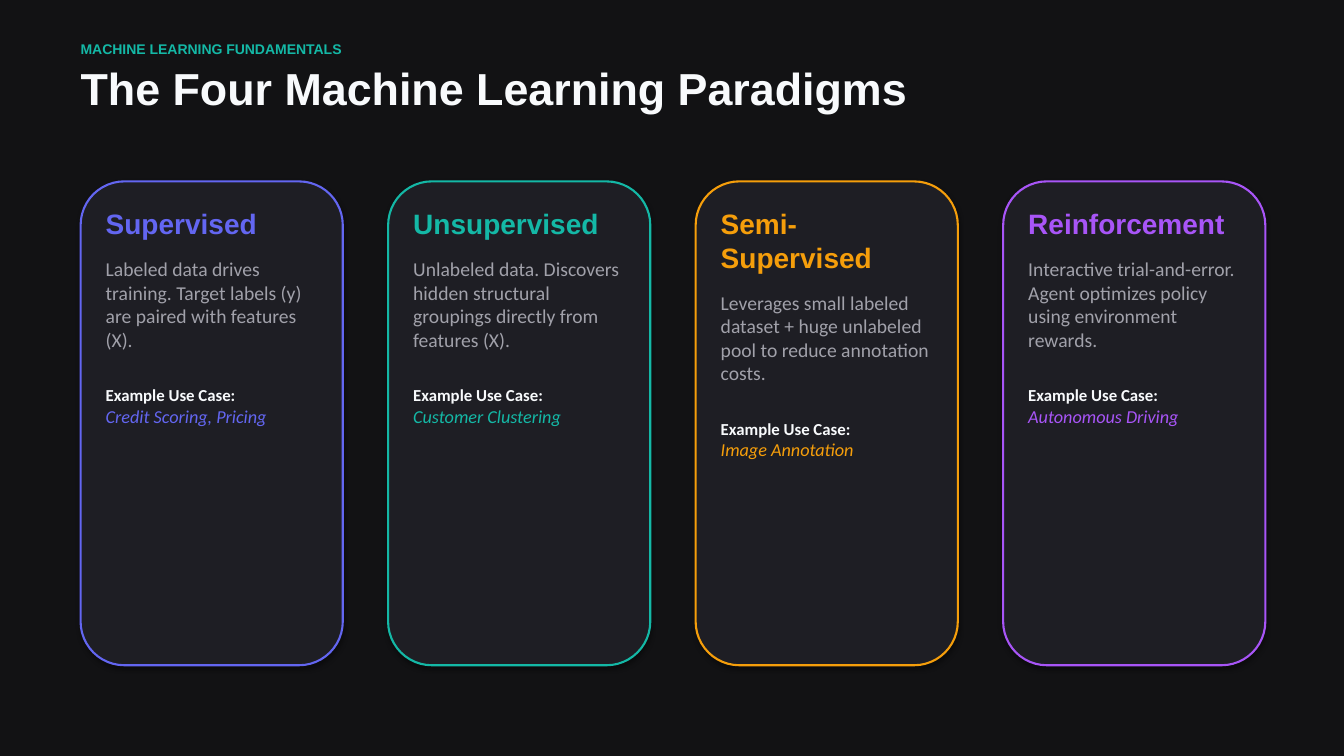
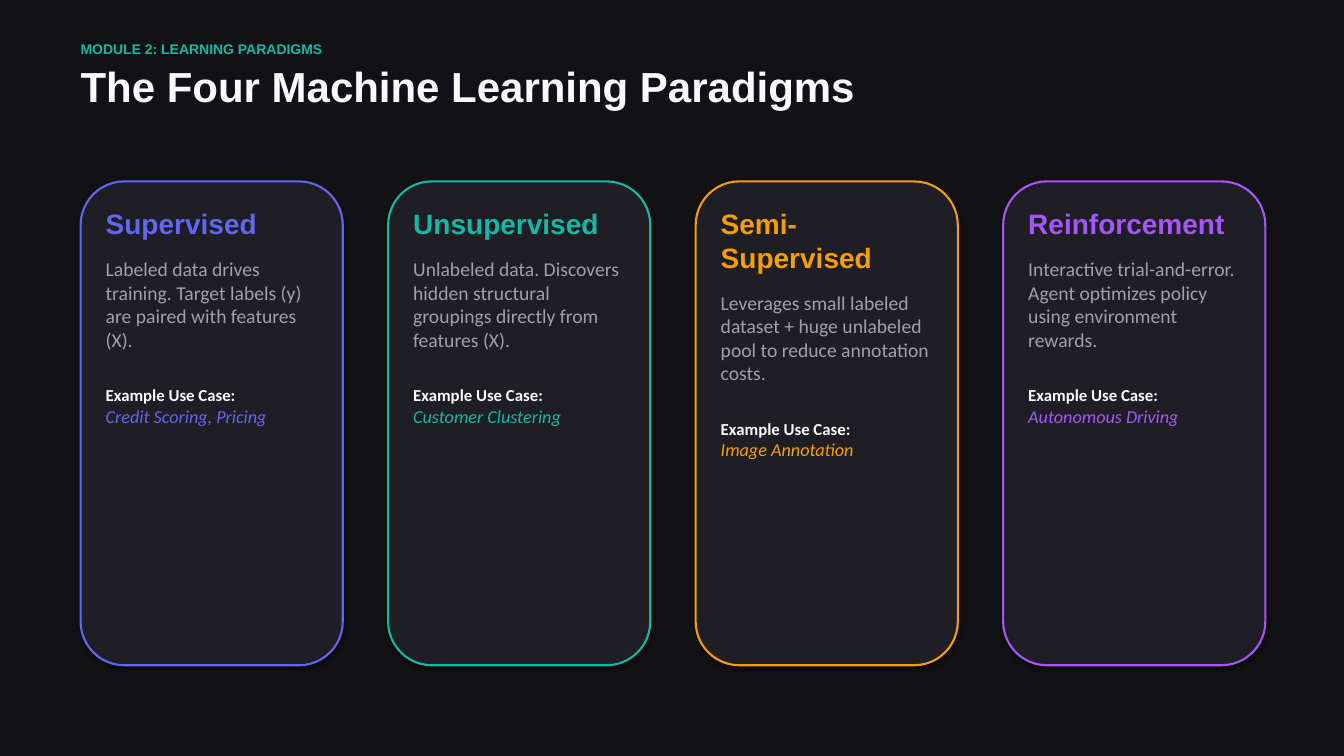
Before and after one commit to vdonthireddy/ai-course, a slide deck: slide 3 of machine_learning_fundamentals.pptx. Drawn at 1344x756 pixels with LibreOffice and Linux fonts; fonts in the diff are those of the drawing. Boxes give left, top, right and bottom in pixels: in the first picture for what was removed or moved away, otherwise in the second. Text is boxed around its words. In the diff, an @@ line names an element or a change of style, - is before the commit and + after.

Commit message:
feat: expand ML presentation to 21 slides covering all modules, scratch code, LLM chapters, and mathematical glossary with auto-scaled plots

```diff
--- a/machine_learning_fundamentals.pptx
+++ b/machine_learning_fundamentals.pptx
@@ text at (x1=81, y1=44, x2=322, y2=54): text changed @@
-MACHINE LEARNING FUNDAMENTALS
+MODULE 2: LEARNING PARADIGMS
@@ text "The Four Machine Learning Paradigms" at (x1=81, y1=71, x2=855, y2=110): size 32 to 30 pt @@
```
Also in this commit, not shown: 5 other slides changed, 15 slides added, 4 slides removed, 1 other file.
